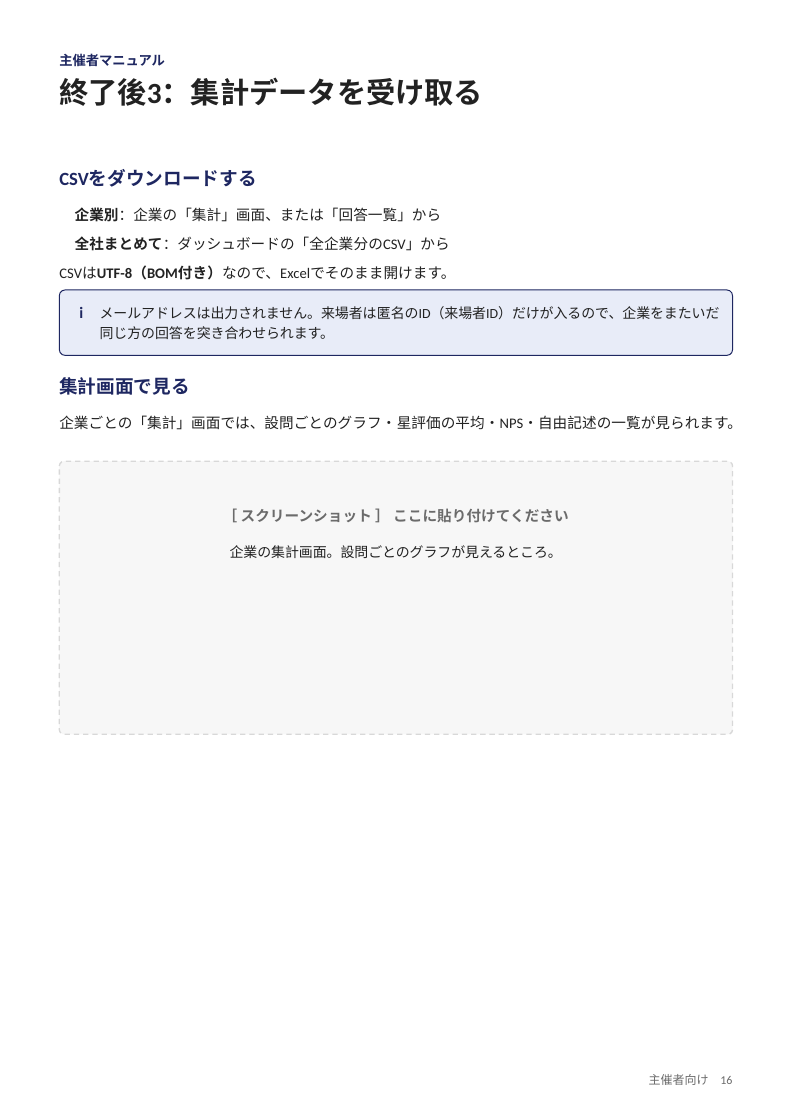
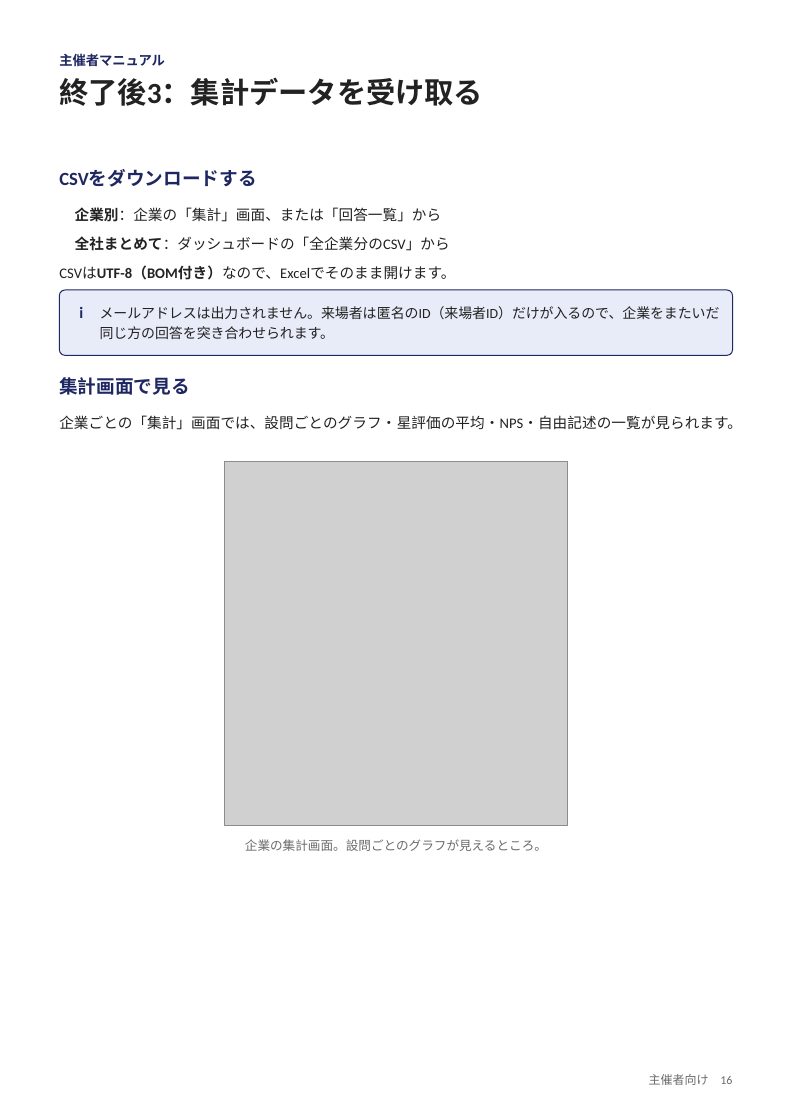
Before and after one commit to nisplus/enque, a slide deck: slide 16 of docs/manual-organizer.pptx. Drawn at 792x1120 pixels with LibreOffice and Linux fonts; fonts in the diff are those of the drawing; grey boxes stand for pictures. Boxes give left, top, right and bottom in pixels: in the first picture for what was removed or moved away, otherwise in the second. Text is boxed around its words. In the diff, an @@ line names an element or a change of style, - is before the commit and + after.

```diff
--- a/docs/manual-organizer.pptx
+++ b/docs/manual-organizer.pptx
@@ rounded rectangle removed at box(59, 461, 733, 734) @@
@@ picture added at box(224, 461, 568, 825) @@
@@ text removed at box(241, 508, 569, 523) @@
-［ スクリーンショット ］ ここに貼り付けてください
@@ text "企業の集計画面。設問ごとのグラフが見えるところ。": place and size @@
-text "企業の集計画面。設問ごとのグラフが見えるところ。" at box(230, 545, 562, 558)
+text "企業の集計画面。設問ごとのグラフが見えるところ。" at box(245, 839, 547, 851)
@@ text "企業の集計画面。設問ごとのグラフが見えるところ。" at box(245, 839, 547, 851): size 10.5 to 9.5 pt, text colour #222222 to #6B6B6B; line spacing 1.2 to 1; vertical alignment top to middle @@
```
Also in this commit, not shown: 14 other slides changed, 36 other files.
